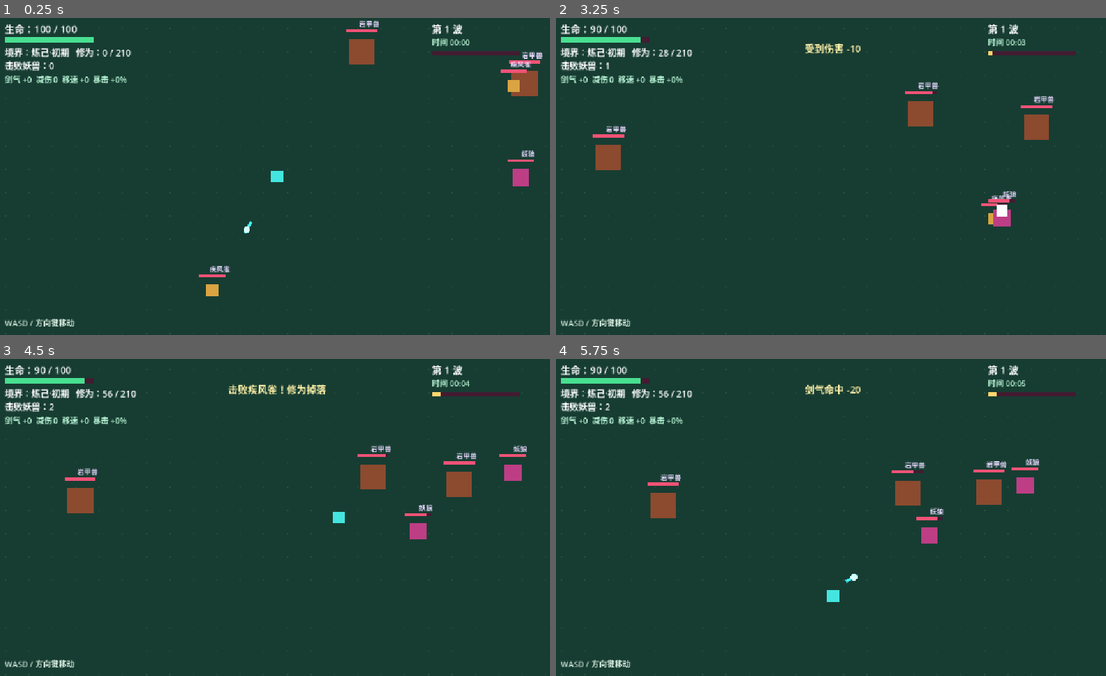
Above: before the commit, frames 1-4 (two rows, left to right).
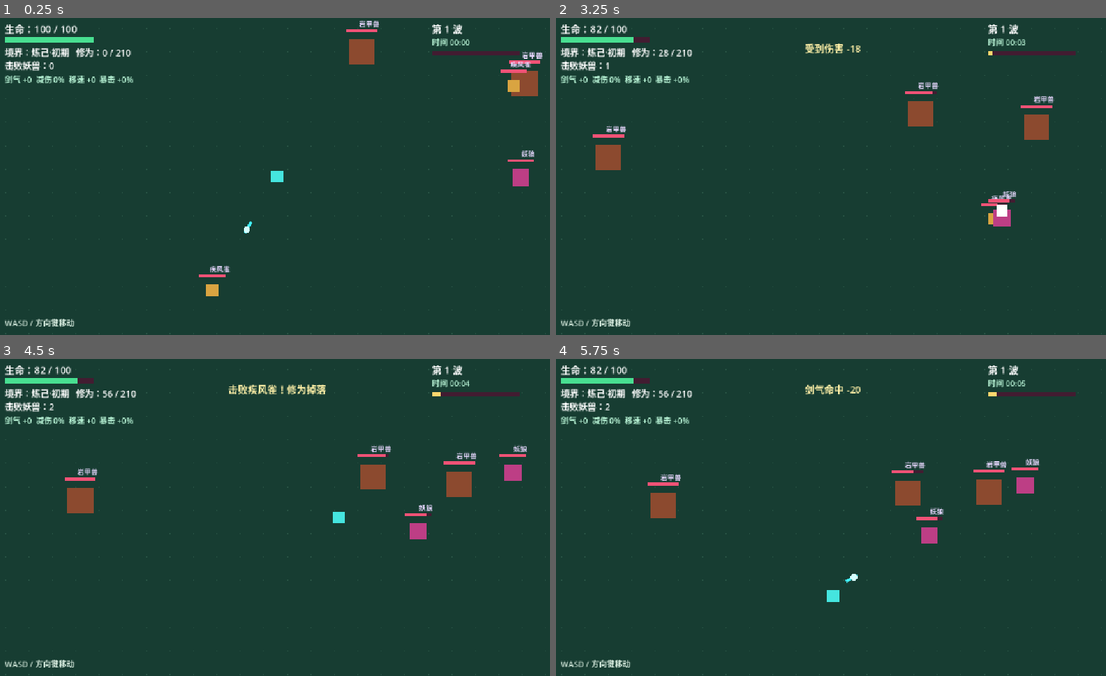
Above: after the commit, the same moments.

Repository: AkiFinn3/yinian-cheng-xian
Game: Godot game, scene res://scenes/main.tscn
Two runs of this game, one before a commit and one after it. Both use one fixed random seed, a clock stepped at 60 frames per second and the inputs below.
Inputs (mouse positions are in pixels of both pictures, inside the frame that each line leads up to):
- Up to frame 1 (0.25 s): no input
- Up to frame 2 (3.25 s): tap Enter at 0.5 s; move the mouse to (957, 160) at 0.52 s; hold Right (ui_right) 0.53-1.28 s; tap R at 0.6, 3.05 s; click (957, 160) at 0.67 s; tap 1 at 0.8, 1.35 s; move the mouse to (721, 192) at 1.27 s; hold Down (ui_down) 1.28-2.03 s; click (721, 192) at 1.42 s; tap 2 at 1.55, 2.1 s; move the mouse to (891, 106) at 2.02 s; hold Right (ui_right) 2.03-2.78 s; click (891, 106) at 2.17 s; tap 3 at 2.3, 2.85 s; move the mouse to (803, 239) at 2.77 s; hold Up (ui_up) from 2.78 s (still down); click (803, 239) at 2.92 s
- Up to frame 3 (4.5 s): move the mouse to (445, 565) at 3.52 s; release Up (ui_up) at 3.53 s; hold Left (ui_left) from 3.53 s (still down); tap R at 3.6 s; click (445, 565) at 3.67 s; tap 1 at 3.8, 4.35 s; move the mouse to (110, 469) at 4.27 s; click (110, 469) at 4.42 s
- Up to frame 4 (5.75 s): tap 2 at 4.55, 5.1 s; move the mouse to (864, 517) at 5.02 s; release Left (ui_left) at 5.03 s; hold Down (ui_down) from 5.03 s (still down); click (864, 517) at 5.17 s; tap 3 at 5.3 s

The runs differ from the first frame. In frame 1, 0.2% of the frame differs, in the area x 10-25%, y 18-21%; in frame 2, 0.3%, in the area x 6-56%, y 2-21%; in frame 3, 0.3%; in frame 4, 0.3%.

Commit message:
v0.10.0 战斗难度重构：减伤改百分比 + 怪物强化 + 首领三阶段
【核心修复】减伤从减法改百分比
问题：原 actual_damage = max(1, 伤害 - 减伤)，十境各选一次累计 307 点，
      妖狼 10 伤害减成负数被兜底为 1，玩家后期完全无敌。
修复：
- armor_reduction: int → damage_reduction: float（0.0~0.7）
- 伤害计算改为 伤害 × (1 - 减伤%)，最低 1 点
- 减伤上限 70%，永远保留 30% 伤害
- 功法数值换算：减伤 +4 → 1.5%，十境累计 42%

【怪物强化】
- 妖狼 10→18，疾风雀 6→12，岩甲兽 16→32
- 精英伤害倍率 ×1.4→×1.6
- 劫难倍率 1.5/2.0/1.2/1.4 → 1.8/2.5/1.5/1.7
- 新增境界成长：血量 +35%/境，伤害 +25%/境

【首领重做】
- 血量动态：DPS × 25，下限 1500，上限 200000
  实测：DPS 743 → 18562 血 → 25 秒；DPS 5940 → 148500 血 → 25 秒
- 伤害 30→60，血量 3000→动态
- 新增三阶段：70% 血时速度×1.3 伤害×1.25，40% 血时速度×1.6 伤害×1.6

【新增函数】
- estimate_player_dps()：按当前剑气/暴击/攻速/多重估算 DPS
- check_boss_phase()：首领阶段推进

验证：
- 语法校验通过
- 减伤 1.5% 生效，50 次叠加封顶 70%
- 70% 减伤下 18 伤害实掉 5（不再无敌）
- 后期减伤 42% 时妖狼 41 伤害实掉 24
- 前期妖狼 18 伤害，100 血可挨 5 次
- 首领动态血量：DPS 743→18562（25秒），DPS 5940→148500（25秒）
- 三阶段：speed 30→39→48，damage 60→75→96
- 击杀首领仍判胜利
- 完整流程仍可到天仙
- 主场景 400 帧无报错

Diff:
--- a/scripts/main.gd
+++ b/scripts/main.gd
@@ -24,7 +24,7 @@
 		"size": 34.0,
 		"speed": 75.0,
 		"max_hp": 100,
-		"damage": 10,
+		"damage": 18,
 		"reward": 35,
 	},
 	"bird": {
@@ -33,7 +33,7 @@
 		"size": 24.0,
 		"speed": 145.0,
 		"max_hp": 55,
-		"damage": 6,
+		"damage": 12,
 		"reward": 28,
 	},
 	"golem": {
@@ -42,7 +42,7 @@
 		"size": 52.0,
 		"speed": 45.0,
 		"max_hp": 180,
-		"damage": 16,
+		"damage": 32,
 		"reward": 90,
 	},
 	"boss": {
@@ -50,8 +50,8 @@
 		"color": Color("#c1121f"),
 		"size": 110.0,
 		"speed": 30.0,
-		"max_hp": 3000,
-		"damage": 30,
+		"max_hp": 8000,
+		"damage": 60,
 		"reward": 1500,
 	},
 }
@@ -78,10 +78,10 @@
 # 劫难系统（阶段 11）：破境时触发
 # ==========================================
 const TRIBULATIONS := {
-	"strong":  {"name": "强敌劫",   "min": 1, "max": 2, "hp": 3.0, "dmg": 1.5, "size": 1.3, "color": "#a83232"},
-	"thunder": {"name": "天罚雷劫", "min": 1, "max": 1, "hp": 4.0, "dmg": 2.0, "size": 1.2, "color": "#4a6fd4"},
-	"demon":   {"name": "心魔劫",   "min": 1, "max": 1, "hp": 5.0, "dmg": 1.2, "size": 1.15, "color": "#7a2f8f"},
-	"three":   {"name": "斩三尸",   "min": 3, "max": 3, "hp": 3.5, "dmg": 1.4, "size": 1.0, "color": "#2f7a5f"},
+	"strong":  {"name": "强敌劫",   "min": 1, "max": 2, "hp": 3.0, "dmg": 1.8, "size": 1.3, "color": "#a83232"},
+	"thunder": {"name": "天罚雷劫", "min": 1, "max": 1, "hp": 4.0, "dmg": 2.5, "size": 1.2, "color": "#4a6fd4"},
+	"demon":   {"name": "心魔劫",   "min": 1, "max": 1, "hp": 5.0, "dmg": 1.5, "size": 1.15, "color": "#7a2f8f"},
+	"three":   {"name": "斩三尸",   "min": 3, "max": 3, "hp": 3.5, "dmg": 1.7, "size": 1.0, "color": "#2f7a5f"},
 }
 
 # 化神（realm_index >= 5）之后才出现雷劫/心魔/三尸
@@ -101,7 +101,7 @@
 # 波次仅作记录（每波击杀数），不限制进度、不触发首领
 const WAVE_KILLS_PER_WAVE := 20
 const ELITE_HP_MUL := 1.6
-const ELITE_DMG_MUL := 1.4
+const ELITE_DMG_MUL := 1.6
 const ELITE_SIZE_MUL := 1.25
 const ELITE_REWARD_MUL := 2
 
@@ -171,7 +171,7 @@
 const SKILLS := {
 	# ---- 炼己 ----
 	"剑气诀":     {"desc": "剑气伤害 +8",    "stat": "sword", "value": 8},
-	"护体灵气":   {"desc": "减伤 +4",        "stat": "armor", "value": 4},
+	"护体灵气":   {"desc": "减伤 1.5%",        "stat": "armor", "value": 1.5},
 	"疾风步":     {"desc": "移速 +25",       "stat": "speed", "value": 25},
 	"凝神":       {"desc": "暴击率 +5%",     "stat": "crit",  "value": 5},
 	"吐纳诀":     {"desc": "生命回复 +0.5/秒", "stat": "regen", "value": 0.5},
@@ -180,7 +180,7 @@
 	"远击诀":     {"desc": "剑气射程 +40",   "stat": "range", "value": 40},
 	# ---- 筑基 ----
 	"御剑术":     {"desc": "剑气伤害 +18",   "stat": "sword", "value": 18},
-	"金钟罩":     {"desc": "减伤 +10",       "stat": "armor", "value": 10},
+	"金钟罩":     {"desc": "减伤 2.5%",       "stat": "armor", "value": 2.5},
 	"踏云步":     {"desc": "移速 +45",       "stat": "speed", "value": 45},
 	"心眼":       {"desc": "暴击率 +10%",    "stat": "crit",  "value": 10},
 	"周天功":     {"desc": "生命回复 +1.0/秒", "stat": "regen", "value": 1.0},
@@ -189,7 +189,7 @@
 	"穿云式":     {"desc": "剑气射程 +70",   "stat": "range", "value": 70},
 	# ---- 炼精 ----
 	"精元剑气":   {"desc": "剑气伤害 +26",   "stat": "sword", "value": 26},
-	"精血护体":   {"desc": "减伤 +13",       "stat": "armor", "value": 13},
+	"精血护体":   {"desc": "减伤 3.0%",       "stat": "armor", "value": 3.0},
 	"精行步":     {"desc": "移速 +60",       "stat": "speed", "value": 60},
 	"精觉":       {"desc": "暴击率 +13%",    "stat": "crit",  "value": 13},
 	"精元回春":   {"desc": "生命回复 +1.5/秒", "stat": "regen", "value": 1.5},
@@ -198,7 +198,7 @@
 	"精远击":     {"desc": "剑气射程 +100",  "stat": "range", "value": 100},
 	# ---- 化炁 ----
 	"炁冲剑脉":   {"desc": "剑气伤害 +36",   "stat": "sword", "value": 36},
-	"炁盾":       {"desc": "减伤 +18",       "stat": "armor", "value": 18},
+	"炁盾":       {"desc": "减伤 3.5%",       "stat": "armor", "value": 3.5},
 	"罡气行云":   {"desc": "移速 +80",       "stat": "speed", "value": 80},
 	"炁感":       {"desc": "暴击率 +17%",    "stat": "crit",  "value": 17},
 	"炁养周天":   {"desc": "生命回复 +2.0/秒", "stat": "regen", "value": 2.0},
@@ -207,7 +207,7 @@
 	"炁破长空":   {"desc": "剑气射程 +140",  "stat": "range", "value": 140},
 	# ---- 炼炁 ----
 	"炁御剑":     {"desc": "剑气伤害 +48",   "stat": "sword", "value": 48},
-	"炁墙":       {"desc": "减伤 +24",       "stat": "armor", "value": 24},
+	"炁墙":       {"desc": "减伤 4.0%",       "stat": "armor", "value": 4.0},
 	"缩地成寸":   {"desc": "移速 +105",      "stat": "speed", "value": 105},
 	"炁视":       {"desc": "暴击率 +22%",    "stat": "crit",  "value": 22},
 	"炼炁化生":   {"desc": "生命回复 +2.5/秒", "stat": "regen", "value": 2.5},
@@ -216,7 +216,7 @@
 	"炼炁远击":   {"desc": "剑气射程 +190",  "stat": "range", "value": 190},
 	# ---- 化神 ----
 	"神识御剑":   {"desc": "剑气伤害 +62",   "stat": "sword", "value": 62},
-	"神念护体":   {"desc": "减伤 +30",       "stat": "armor", "value": 30},
+	"神念护体":   {"desc": "减伤 4.5%",       "stat": "armor", "value": 4.5},
 	"神行术":     {"desc": "移速 +130",      "stat": "speed", "value": 130},
 	"神觉":       {"desc": "暴击率 +27%",    "stat": "crit",  "value": 27},
 	"神元回春":   {"desc": "生命回复 +3.0/秒", "stat": "regen", "value": 3.0},
@@ -225,7 +225,7 @@
 	"神识远照":   {"desc": "剑气射程 +250",  "stat": "range", "value": 250},
 	# ---- 炼神 ----
 	"炼神剑意":   {"desc": "剑气伤害 +80",   "stat": "sword", "value": 80},
-	"神元护体":   {"desc": "减伤 +38",       "stat": "armor", "value": 38},
+	"神元护体":   {"desc": "减伤 5.0%",       "stat": "armor", "value": 5.0},
 	"踏虚而行":   {"desc": "移速 +160",      "stat": "speed", "value": 160},
 	"洞神":       {"desc": "暴击率 +33%",    "stat": "crit",  "value": 33},
 	"炼神养元":   {"desc": "生命回复 +3.5/秒", "stat": "regen", "value": 3.5},
@@ -234,7 +234,7 @@
 	"炼神远击":   {"desc": "剑气射程 +320",  "stat": "range", "value": 320},
 	# ---- 返虚 ----
 	"虚空剑意":   {"desc": "剑气伤害 +100",  "stat": "sword", "value": 100},
-	"返虚护体":   {"desc": "减伤 +46",       "stat": "armor", "value": 46},
+	"返虚护体":   {"desc": "减伤 5.5%",       "stat": "armor", "value": 5.5},
 	"返虚游":     {"desc": "移速 +195",      "stat": "speed", "value": 195},
 	"洞虚":       {"desc": "暴击率 +39%",    "stat": "crit",  "value": 39},
 	"返虚化生":   {"desc": "生命回复 +4.0/秒", "stat": "regen", "value": 4.0},
@@ -243,7 +243,7 @@
 	"返虚远游":   {"desc": "剑气射程 +400",  "stat": "range", "value": 400},
 	# ---- 炼虚 ----
 	"虚剑破空":   {"desc": "剑气伤害 +125",  "stat": "sword", "value": 125},
-	"虚元金身":   {"desc": "减伤 +56",       "stat": "armor", "value": 56},
+	"虚元金身":   {"desc": "减伤 6.0%",       "stat": "armor", "value": 6.0},
 	"逍遥游":     {"desc": "移速 +235",      "stat": "speed", "value": 235},
 	"虚瞳":       {"desc": "暴击率 +46%",    "stat": "crit",  "value": 46},
 	"炼虚长生":   {"desc": "生命回复 +4.5/秒", "stat": "regen", "value": 4.5},
@@ -252,7 +252,7 @@
 	"炼虚远击":   {"desc": "剑气射程 +500",  "stat": "range", "value": 500},
 	# ---- 合道 ----
 	"大道剑诀":   {"desc": "剑气伤害 +155",  "stat": "sword", "value": 155},
-	"合道金身":   {"desc": "减伤 +68",       "stat": "armor", "value": 68},
+	"合道金身":   {"desc": "减伤 6.5%",       "stat": "armor", "value": 6.5},
 	"天地同游":   {"desc": "移速 +280",      "stat": "speed", "value": 280},
 	"天眼":       {"desc": "暴击率 +54%",    "stat": "crit",  "value": 54},
 	"合道长生":   {"desc": "生命回复 +5.0/秒", "stat": "regen", "value": 5.0},
@@ -263,14 +263,14 @@
 	"阳神御剑":   {"desc": "剑气 +200，暴击 +20%", "stat": "multi", "effects": [
 		{"stat": "sword", "value": 200}, {"stat": "crit", "value": 20}]},
 	"不坏仙躯":   {"desc": "最大生命 +120 并回满，减伤 +85", "stat": "multi", "effects": [
-		{"stat": "max_hp", "value": 120}, {"stat": "armor", "value": 85}]},
+		{"stat": "max_hp", "value": 120}, {"stat": "armor", "value": 8.0}]},
 	"咫尺天涯":   {"desc": "移速 +340，攻击间隔 -0.10 秒", "stat": "multi", "effects": [
 		{"stat": "speed", "value": 340}, {"stat": "attack_speed", "value": 0.10}]},
 	# ---- 天仙 ----
 	"万剑朝宗":   {"desc": "剑气 +300，暴击 +30%", "stat": "multi", "effects": [
 		{"stat": "sword", "value": 300}, {"stat": "crit", "value": 30}]},
 	"太虚不灭":   {"desc": "最大生命 +200 并回满，减伤 +120", "stat": "multi", "effects": [
-		{"stat": "max_hp", "value": 200}, {"stat": "armor", "value": 120}]},
+		{"stat": "max_hp", "value": 200}, {"stat": "armor", "value": 10.0}]},
 	"逍遥无极":   {"desc": "移速 +450，攻击间隔 -0.15 秒", "stat": "multi", "effects": [
 		{"stat": "speed", "value": 450}, {"stat": "attack_speed", "value": 0.15}]},
 	# ---- 属性法术（化炁起出现） ----
@@ -290,13 +290,13 @@
 		"flavor": "阴神不散，出窍夺舍。",
 	},
 	"人仙": {
-		"desc": "最大生命 +60 并回满，减伤 +10",
-		"max_hp": 60, "armor": 10, "heal": true,
+		"desc": "最大生命 +60 并回满，减伤 8%",
+		"max_hp": 60, "armor": 8, "heal": true,
 		"flavor": "长生久视，肉身不坏。",
 	},
 	"地仙": {
-		"desc": "减伤 +25，最大生命 +40，移速 -20",
-		"armor": 25, "max_hp": 40, "speed": -20.0,
+		"desc": "减伤 12%，最大生命 +40，移速 -20",
+		"armor": 12, "max_hp": 40, "speed": -20.0,
 		"flavor": "住世长生，不慕飞升。",
 	},
 }
@@ -361,7 +361,7 @@
 
 # 功法加成
 var sword_bonus: int = 0
-var armor_reduction: int = 0
+var damage_reduction: float = 0.0   # 受伤减免百分比（0.0 ~ 0.7）
 var speed_bonus: float = 0.0
 var crit_bonus: float = 0.0     # 暴击率加成（百分点，如 5 表示 +5%）
 var hp_regen: float = 0.0       # 每秒生命回复
@@ -504,7 +504,8 @@
 
 		if distance < contact_distance and damage_cooldown <= 0.0:
 			var enemy_damage: int = int(e.get("damage", ENEMY_TYPES[e["type"]]["damage"]))
-			var actual_damage := maxi(1, enemy_damage - armor_reduction)
+			var reduction: float = clampf(damage_reduction, 0.0, 0.7)
+			var actual_damage := maxi(1, int(round(float(enemy_damage) * (1.0 - reduction))))
 			player_hp -= actual_damage
 			damage_cooldown = 0.8
 
@@ -669,8 +670,31 @@
 
 	message_timer = 0.6
 
+	# 首领阶段推进
+	if str(e["type"]) == "boss" and int(e["hp"]) > 0:
+		check_boss_phase(e)
+
 	if int(e["hp"]) <= 0:
 		kill_enemy(index)
+
+
+# 首领三阶段：70% / 40% 血量时强化
+func check_boss_phase(e: Dictionary) -> void:
+	var ratio := float(e["hp"]) / float(e["max_hp"])
+	var phase := int(e.get("phase", 1))
+
+	if phase < 2 and ratio <= 0.70:
+		e["phase"] = 2
+		e["speed"] = float(e.get("base_speed", 30.0)) * 1.3
+		e["damage"] = int(float(e.get("base_damage", 60)) * 1.25)
+		message_text = "★ 魔道老祖狂暴！速度与伤害提升"
+		message_timer = 2.5
+	elif phase < 3 and ratio <= 0.40:
+		e["phase"] = 3
+		e["speed"] = float(e.get("base_speed", 30.0)) * 1.6
+		e["damage"] = int(float(e.get("base_damage", 60)) * 1.6)
+		message_text = "★ 魔道老祖拼命了！"
+		message_timer = 2.5
 
 
 # 雷霆连锁：对 200px 内另一只造成一半伤害
@@ -876,6 +900,11 @@
 	var size: float = float(data["size"])
 	var reward: int = int(data["reward"])
 	var damage: int = int(data["damage"])
+
+	# 随境界成长：血量 +35%/境，伤害 +25%/境
+	var progress := float(get_progress()) / 3.0
+	max_hp = int(float(max_hp) * (1.0 + progress * 0.35))
+	damage = int(float(damage) * (1.0 + progress * 0.25))
 
 	if elite:
 		max_hp = int(max_hp * ELITE_HP_MUL)
@@ -898,23 +927,42 @@
 
 
 # 生成首领（单独一只，不补普通妖兽）
+# 估算玩家当前 DPS（用于首领动态血量）
+func estimate_player_dps() -> float:
+	var per_hit := float(attack_damage + sword_bonus)
+	var crit_rate := clampf(0.15 + crit_bonus / 100.0, 0.0, 1.0)
+	var avg_hit := per_hit * (1.0 + crit_rate)      # 暴击 ×2 的期望
+	var interval := maxf(0.1, attack_interval)
+	return avg_hit / interval * float(1 + extra_shots)
+
+
 # 飞升试炼：达到天仙后自动触发（原由波次触发）
 func spawn_boss() -> void:
 	var data: Dictionary = ENEMY_TYPES["boss"]
 	enemies.clear()
+	# 动态血量：按玩家 DPS 反推，目标约 25 秒击杀
+	var dps := estimate_player_dps()
+	# 目标约 25 秒击杀；绝对下限 1500（防秒杀），上限 200000
+	var boss_hp := int(clampf(dps * 25.0, 1500.0, 200000.0))
+
 	enemies.append({
 		"type": "boss",
 		"pos": Vector2(screen_size.x / 2.0, 120.0),
 		"speed": float(data["speed"]),
 		"size": float(data["size"]),
-		"max_hp": int(data["max_hp"]),
-		"hp": int(data["max_hp"]),
+		"max_hp": boss_hp,
+		"hp": boss_hp,
 		"hit_flash": 0.0,
 		"elite": false,
 		"damage": int(data["damage"]),
 		"reward": int(data["reward"]),
+		"phase": 1,
+		"base_speed": float(data["speed"]),
+		"base_damage": int(data["damage"]),
 	})
 	boss_active = true
+	message_text = "★ 魔道老祖降临！血量 " + str(boss_hp)
+	message_timer = 3.0
 
 
 # 当前波次名称（仅记录）
@@ -1061,7 +1109,7 @@
 		"sword":
 			sword_bonus += int(value)
 		"armor":
-			armor_reduction += int(value)
+			damage_reduction = minf(0.7, damage_reduction + value / 100.0)
 		"speed":
 			speed_bonus += value
 		"crit":
@@ -1284,7 +1332,7 @@
 	if d.has("crit"):
 		crit_bonus = minf(100.0, crit_bonus + float(d["crit"]))
 	if d.has("armor"):
-		armor_reduction += int(d["armor"])
+		damage_reduction = minf(0.7, damage_reduction + float(d["armor"]) / 100.0)
 	if d.has("max_hp"):
 		player_max_hp += int(d["max_hp"])
 		if bool(d.get("heal", false)):
@@ -1473,7 +1521,7 @@
 	hp_regen = 0.0
 
 	sword_bonus = 0
-	armor_reduction = 0
+	damage_reduction = 0.0
 	speed_bonus = 0.0
 	crit_bonus = 0.0
 
@@ -1686,7 +1734,7 @@
 		ThemeDB.fallback_font,
 		Vector2(20, 132),
 		"剑气 +" + str(sword_bonus)
-		+ "  减伤 " + str(armor_reduction)
+		+ "  减伤 " + str(int(round(damage_reduction * 100.0))) + "%"
 		+ "  移速 +" + str(int(speed_bonus))
 		+ "  暴击 +" + str(int(crit_bonus)) + "%",
 		HORIZONTAL_ALIGNMENT_LEFT,
